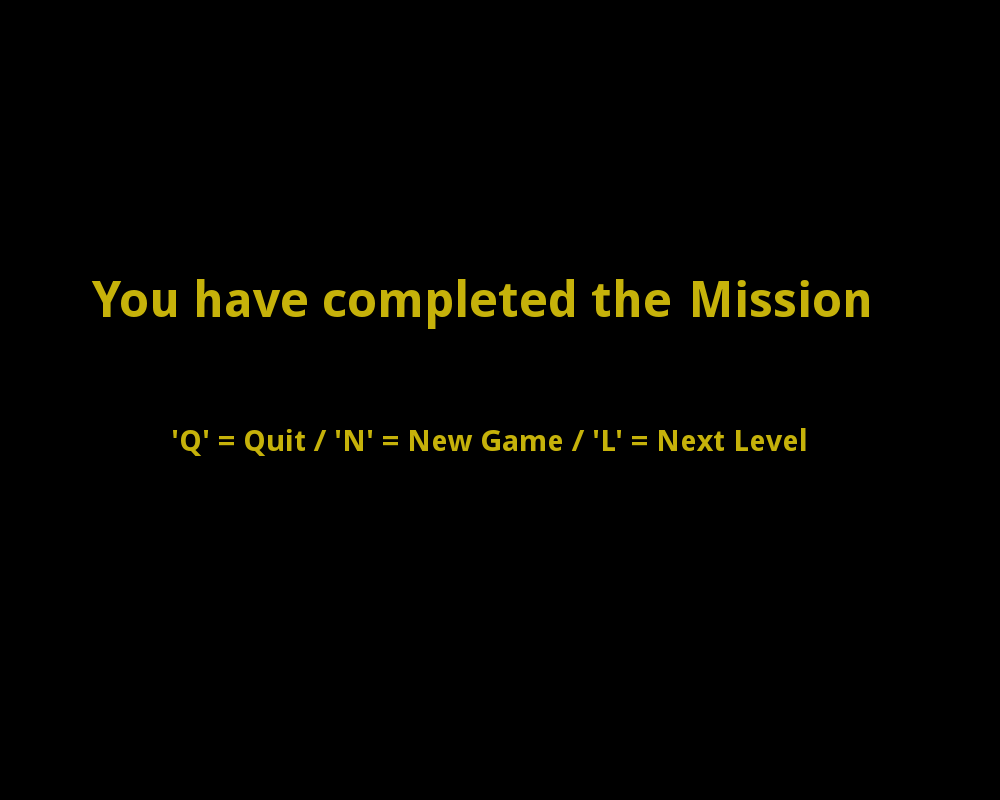
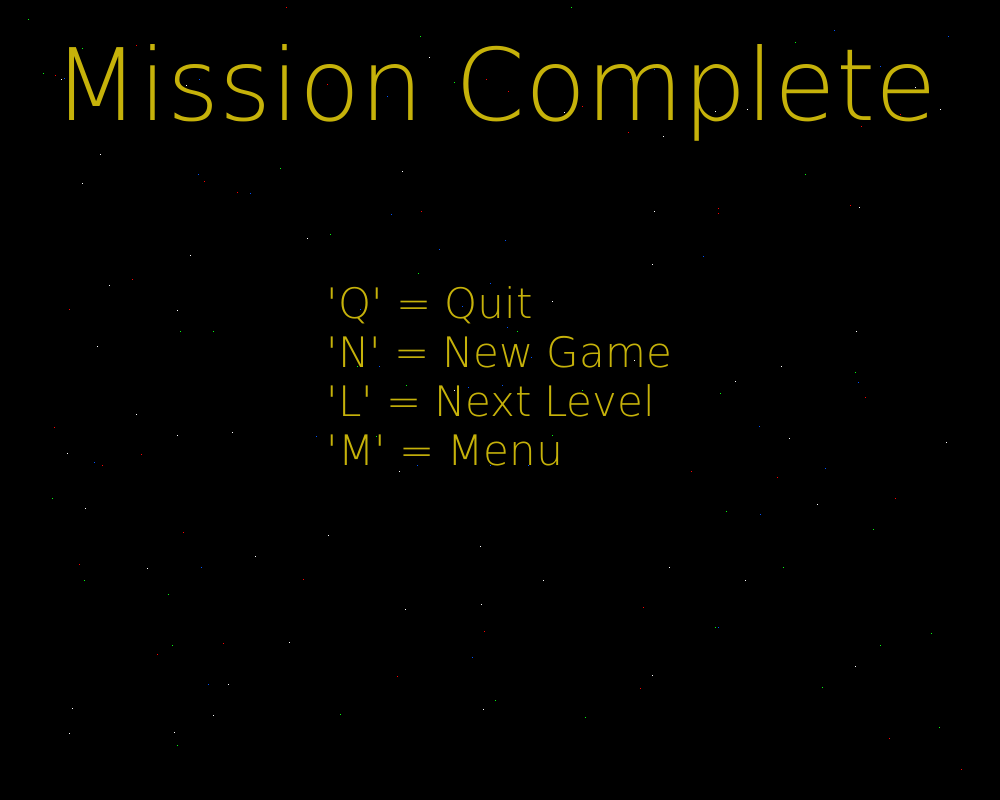
Layers edited between the first and the second (1000, 800) image:
renamed "'Q' = Quit / 'N' = New Game / ..." to "'Q' = Quit ...", painted on it over (x1=173, y1=286, x2=806, y2=466)
renamed "You have completed the Mission" to "Mission Complete", painted on it over (x1=69, y1=44, x2=929, y2=329)
painted on "Background" over (x1=28, y1=7, x2=962, y2=770)
